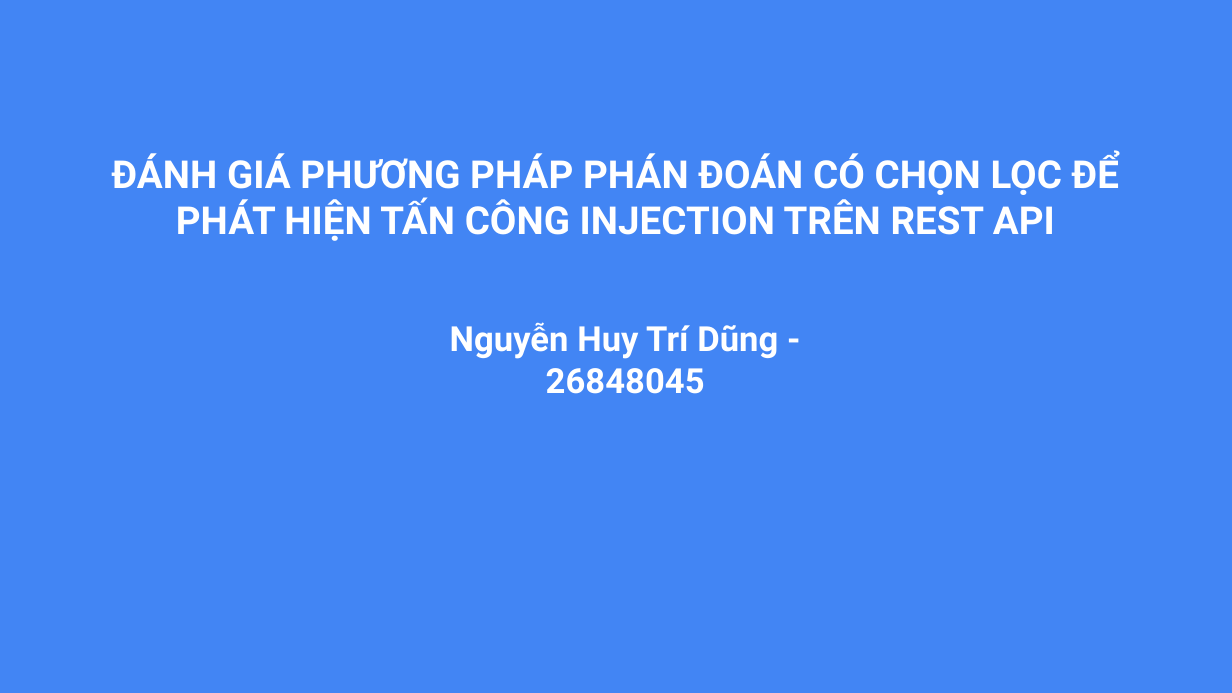
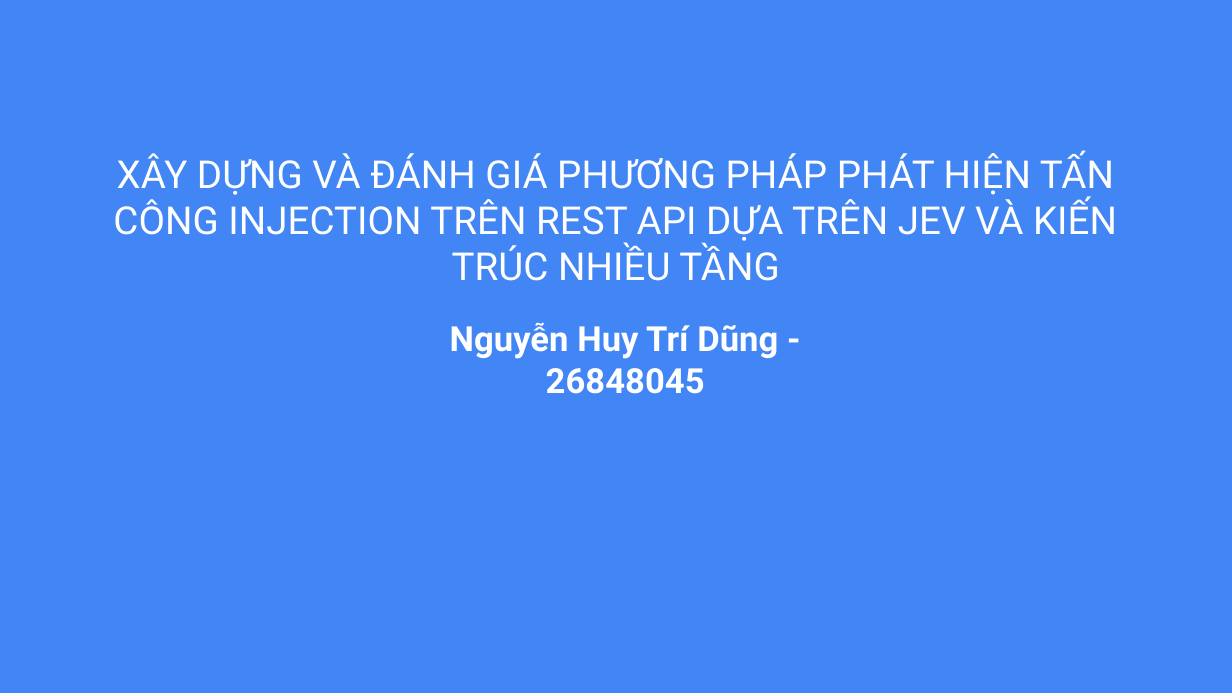
Before and after one commit to Dcode-D/CS2205-de-cuong, a slide deck: slide 2 of CS2205_API_Injection_DeCuong_Slides.pptx. Drawn at 1232x693 pixels with LibreOffice and Linux fonts; fonts in the diff are those of the drawing. Boxes give left, top, right and bottom in pixels: in the first picture for what was removed or moved away, otherwise in the second. Text is boxed around its words. In the diff, an @@ line names an element or a change of style, - is before the commit and + after.

```diff
--- a/CS2205_API_Injection_DeCuong_Slides.pptx
+++ b/CS2205_API_Injection_DeCuong_Slides.pptx
@@ title at (113,153,1117,281): text changed; bold off @@
-ĐÁNH GIÁ PHƯƠNG PHÁP PHÁN ĐOÁN CÓ CHỌN LỌC ĐỂ PHÁT HIỆN TẤN CÔNG INJECTION TRÊN REST API
+XÂY DỰNG VÀ ĐÁNH GIÁ PHƯƠNG PHÁP PHÁT HIỆN TẤN CÔNG INJECTION TRÊN REST API DỰA TRÊN JEV VÀ KIẾN TRÚC NHIỀU TẦNG
```
Also in this commit, not shown: 6 other files.
